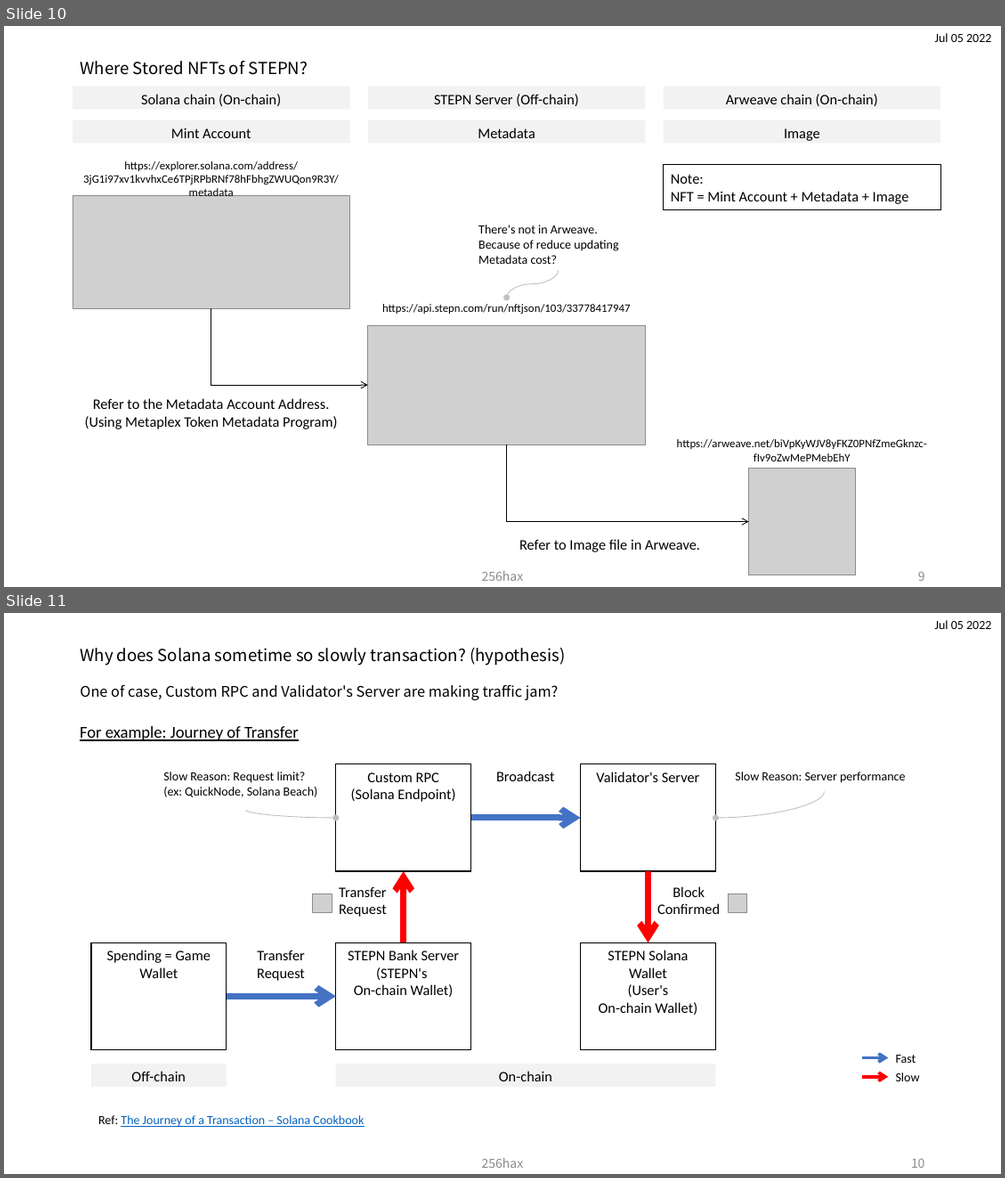
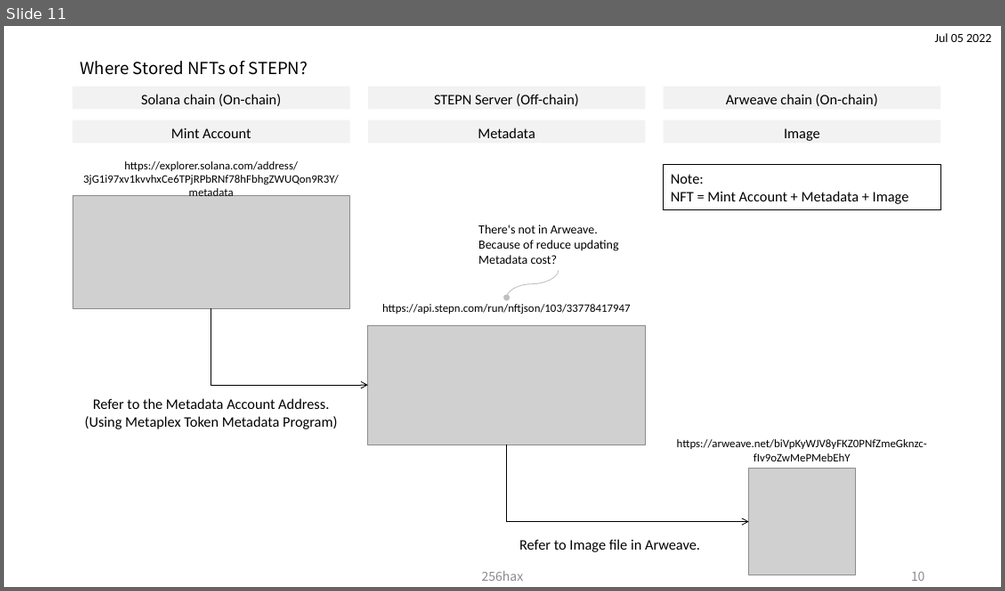
Before and after one commit to 256hax/solana-anchor-react-minimal-example, a slide deck: docs/Solana_Blockchain_Outline_Figure.pptx. Shown one above the other, each under a label of ours: slides 10 and 11 before the commit, slide 11 after it. The pictures are 1005x1178 and 1005x591 pixels, drawn with LibreOffice and Linux fonts; fonts in the diff are those of the drawing; grey boxes stand for pictures. Boxes give left, top, right and bottom in pixels: in the first picture for what was removed or moved away, otherwise in the second. Text is boxed around its words. In the diff, an @@ line names an element or a change of style, - is before the commit and + after.

```diff
--- a/docs/Solana_Blockchain_Outline_Figure.pptx
+++ b/docs/Solana_Blockchain_Outline_Figure.pptx
@@ slide 11 removed at box(4, 613, 1001, 1174), background #FFFFFF @@
@@ text removed at box(935, 620, 991, 629) @@
-Jul 05 2022
@@ title removed at box(80, 648, 565, 666) @@
-Why does Solana sometime so slowly transaction? (hypothesis)
@@ text removed at box(80, 685, 558, 700) @@
-One of case, Custom RPC and Validator's Server are making traffic jam?
@@ text removed at box(80, 726, 299, 741) @@
-For example: Journey of Transfer
@@ text removed at box(163, 771, 318, 797) @@
-Slow Reason: Request limit?
-(ex: QuickNode, Solana Beach)
@@ rectangle removed at box(336, 764, 471, 871) @@
-Custom RPC
-(Solana Endpoint)
@@ text removed at box(496, 771, 555, 781) @@
-Broadcast
@@ rectangle removed at box(581, 764, 716, 871) @@
-Validator's Server
@@ text removed at box(735, 771, 905, 783) @@
-Slow Reason: Server performance
@@ curved arrow removed from (825, 792) to (716, 818) @@
@@ curved arrow removed from (245, 810) to (336, 818) @@
@@ arrow removed from (471, 818) to (581, 818) @@
@@ arrow removed from (404, 943) to (404, 871) @@
@@ arrow removed from (647, 871) to (647, 943) @@
@@ picture removed at box(312, 893, 332, 913) @@
@@ text removed at box(339, 887, 387, 916) @@
-Transfer Request
@@ text removed at box(657, 886, 720, 914) @@
-Block
-Confirmed
@@ picture removed at box(728, 893, 747, 913) @@
@@ rectangle removed at box(91, 943, 226, 1050) @@
-Spending = Game Wallet
@@ text removed at box(257, 949, 305, 981) @@
-Transfer Request
@@ rectangle removed at box(336, 943, 471, 1050) @@
-STEPN Bank Server
-(STEPN's
-On-chain Wallet)
@@ rectangle removed at box(581, 943, 716, 1050) @@
-STEPN Solana Wallet
-(User's
-On-chain Wallet)
@@ arrow removed from (226, 996) to (336, 996) @@
@@ rectangle removed at box(91, 1064, 226, 1087) @@
-Off-chain
@@ rectangle removed at box(336, 1064, 716, 1087) @@
-On-chain
@@ group removed at box(862, 1054, 920, 1081): 2 arrows, 2 texts @@
-Fast
-Slow
@@ text removed at box(98, 1115, 364, 1127) @@
-Ref: The Journey of a Transaction – Solana Cookbook
@@ text removed at box(482, 1158, 524, 1167) @@
-256hax
@@ page number removed at box(911, 1158, 925, 1167) @@
-10
@@ what was slide 10 is now slide 11 @@
@@ page number at box(911, 571, 925, 580): text changed @@
-9
+10
```
Also in this commit, not shown: 1 slide added.
